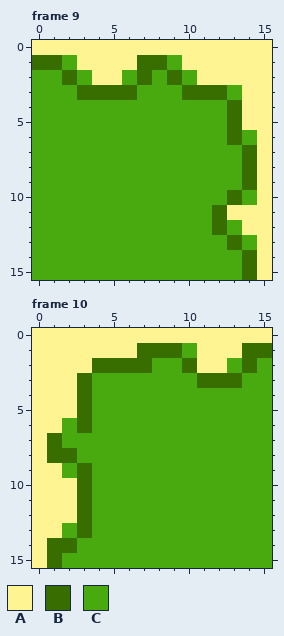
A pixel-art file gets an edit: Assets/Texures/Ground/ASE/Grass001.ase. The picture above was drawn from the file before the commit.
16x16 pixels, 14 frames. Shown: frame 9, frame 10. The commit also changed other frames, which this record leaves out.
Palette (. is transparent): A #fff392  B #386d00  C #49aa10
Pixels before, frame 9, first column x 0:
 0 AAAAAAAAAAAAAAAA
 1 BBCAAAABBCAAAAAA
 2 CCBCAACBCBCAAAAA
 3 CCCBBBBCCCBBBCAA
 4 CCCCCCCCCCCCCBAA
 5 CCCCCCCCCCCCCBAA
 6 CCCCCCCCCCCCCBCA
 7 CCCCCCCCCCCCCCBA
 8 CCCCCCCCCCCCCCBA
 9 CCCCCCCCCCCCCCBA
10 CCCCCCCCCCCCCBCA
11 CCCCCCCCCCCCBAAA
12 CCCCCCCCCCCCBCAA
13 CCCCCCCCCCCCCBCA
14 CCCCCCCCCCCCCCBA
15 CCCCCCCCCCCCCCBA
Pixels before, frame 10, first column x 0:
 0 AAAAAAAAAAAAAAAA
 1 AAAAAAABBBCAAABB
 2 AAAABBBBCCBAACBC
 3 AAABCCCCCCCBBBCC
 4 AAABCCCCCCCCCCCC
 5 AAABCCCCCCCCCCCC
 6 AACBCCCCCCCCCCCC
 7 ABCCCCCCCCCCCCCC
 8 ABBCCCCCCCCCCCCC
 9 AACBCCCCCCCCCCCC
10 AAABCCCCCCCCCCCC
11 AAABCCCCCCCCCCCC
12 AAABCCCCCCCCCCCC
13 AACBCCCCCCCCCCCC
14 ABBCCCCCCCCCCCCC
15 ABCCCCCCCCCCCCCC
After the commit:
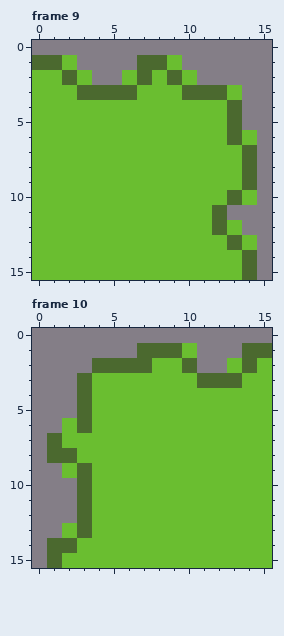
The edit:
colour A: #fff392 -> #847e87
colour B: #386d00 -> #4b692f
colour C: #49aa10 -> #6abe30
Boxes around the changes in both pictures, in picture pixels (x1, y1, x2, y2):
changed: (32, 40, 272, 280)
changed: (32, 328, 272, 568)
